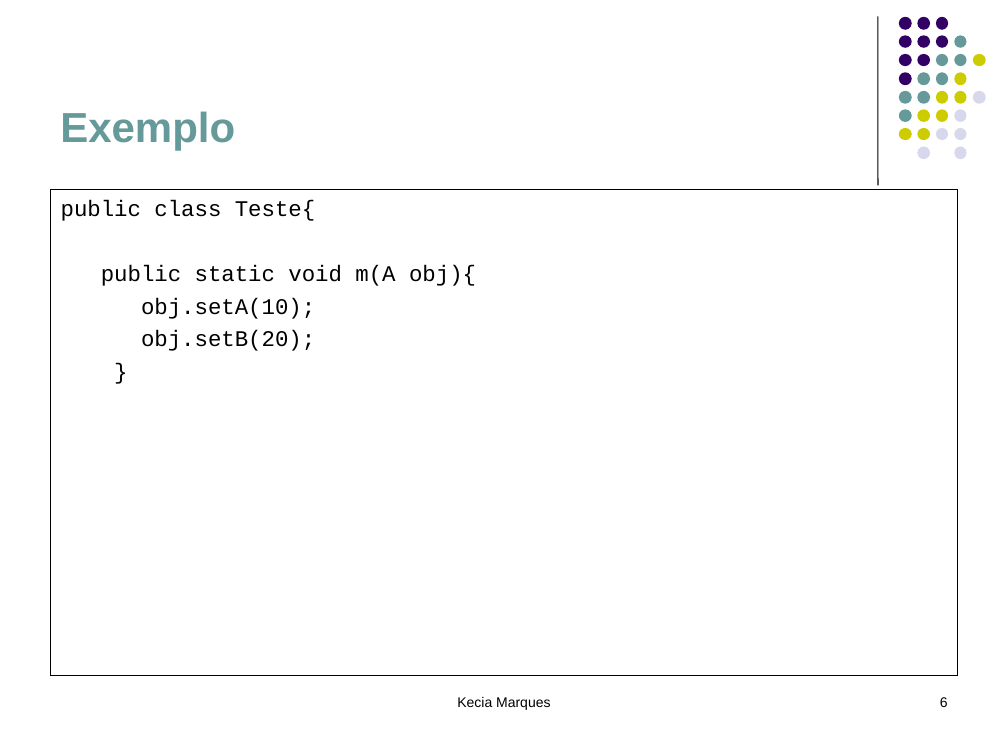
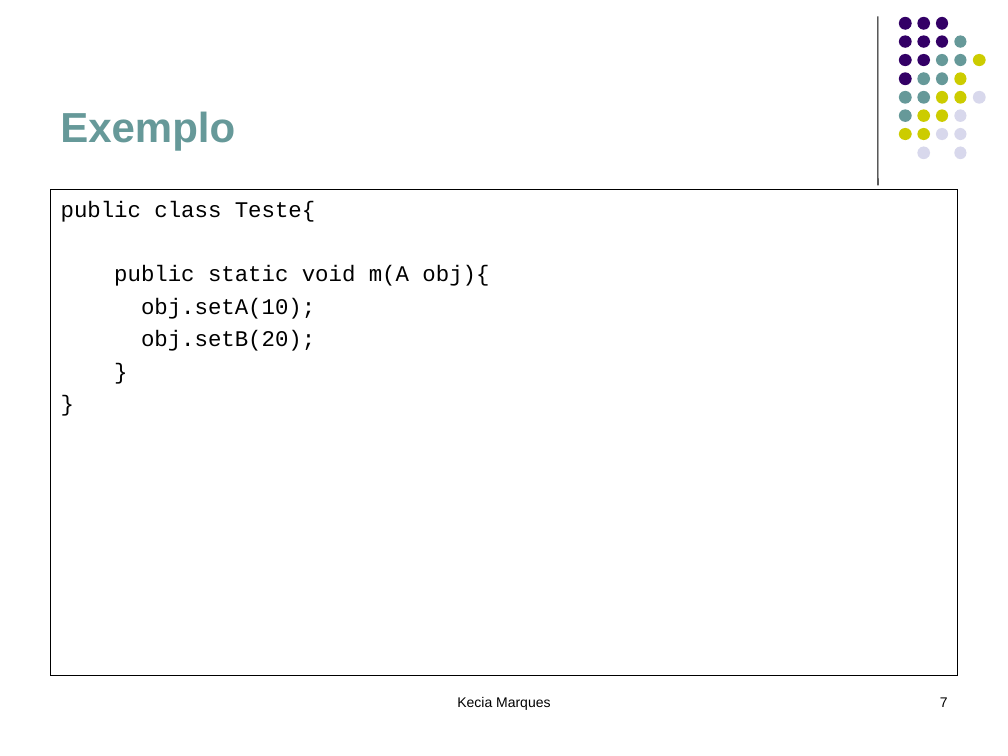
Before and after one commit to eduardocunha11/firstblog, a slide deck: slide 7 of aulas/poo/5.Associação entre Objetos.ppt (slide 6 before the commit). Drawn at 1008x756 pixels with LibreOffice and Linux fonts; fonts in the diff are those of the drawing. Boxes give left, top, right and bottom in pixels: in the first picture for what was removed or moved away, otherwise in the second. Text is boxed around its words. In the diff, an @@ line names an element or a change of style, - is before the commit and + after.

```diff
--- a/aulas/poo/5.Associação entre Objetos.ppt
+++ b/aulas/poo/5.Associação entre Objetos.ppt
@@ text in rectangle at [50,190,958,675]: paragraph added @@
+}
@@ page number at [940,697,948,707]: text changed @@
-6
+7
```
Also in this commit, not shown: 3 other slides changed, 1 slide added.
